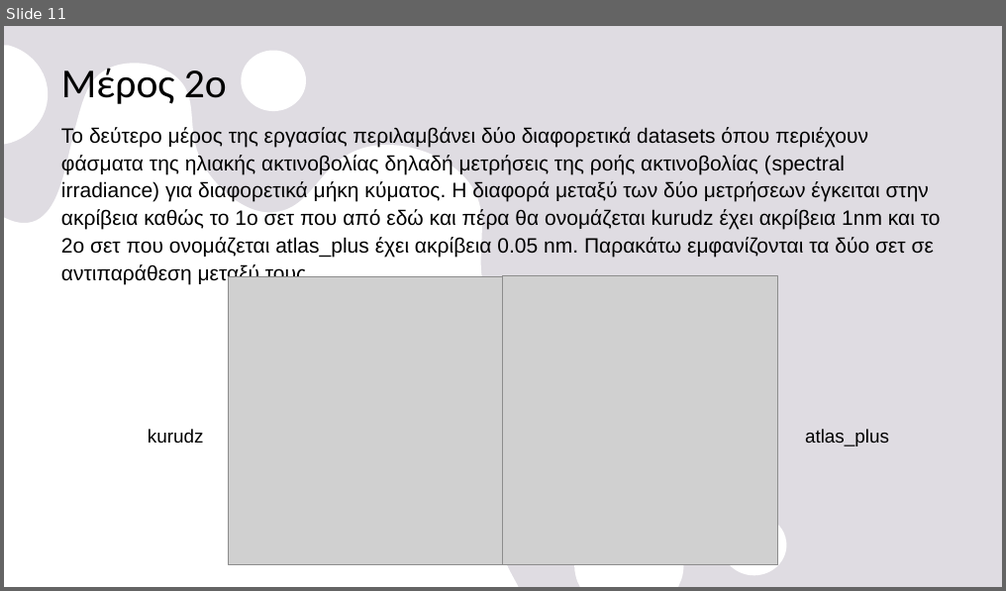
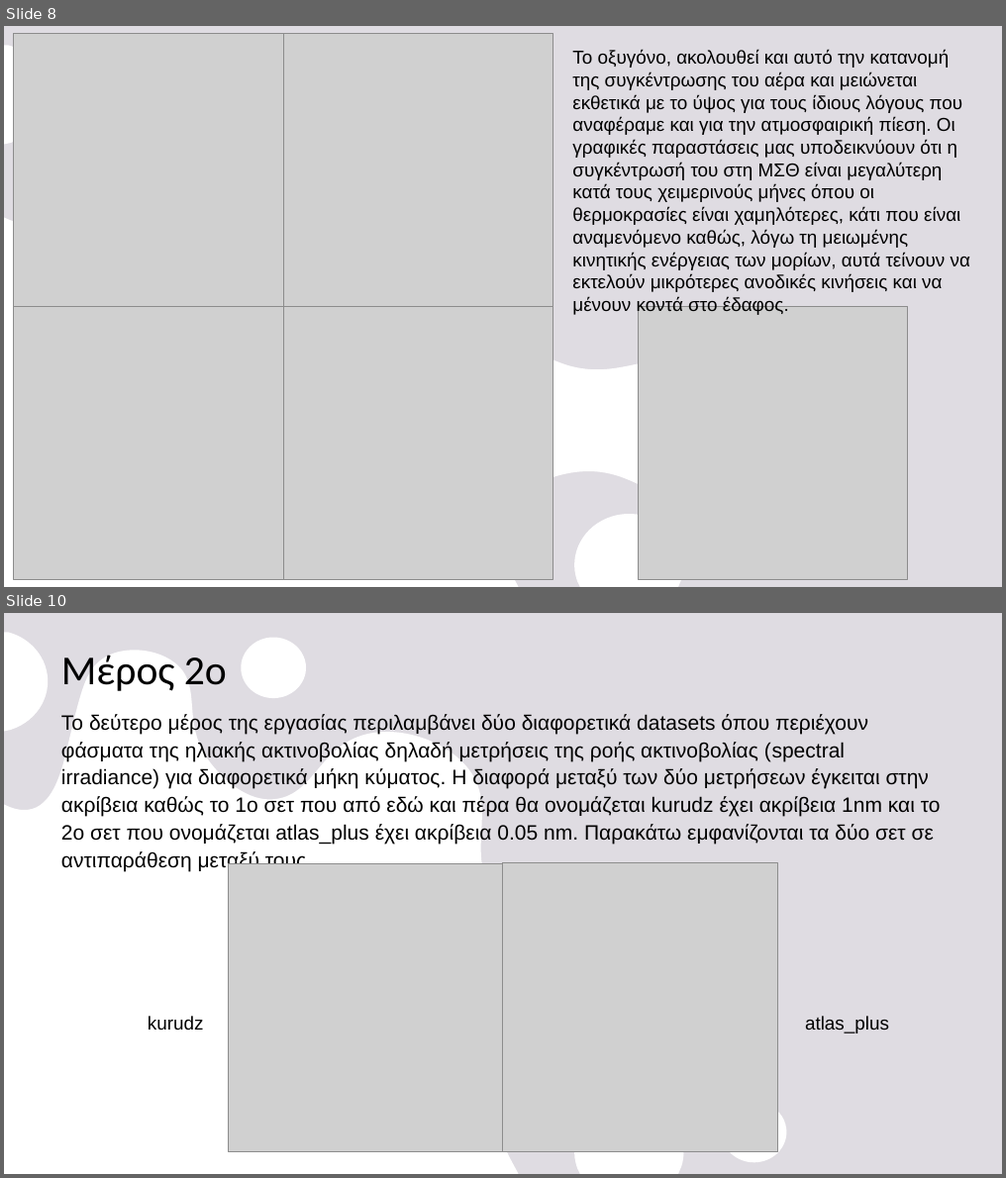
Before and after one commit to nadezsha/MSc---Applied-Meteorology-and-Environmental-Physics, a slide deck: Radiation and Atmosphere Interaction/Report 0/ΕργασίαΜηδέν.pptx. Shown one above the other, each under a label of ours: slide 11 before the commit, slides 8 and 10 after it; the slides between them are not shown. The pictures are 1006x591 and 1006x1178 pixels, drawn with LibreOffice and Linux fonts; fonts in the diff are those of the drawing; grey boxes stand for pictures. Boxes give left, top, right and bottom in pixels: in the first picture for what was removed or moved away, otherwise in the second. Text is boxed around its words. In the diff, an @@ line names an element or a change of style, - is before the commit and + after.

```diff
--- a/Radiation and Atmosphere Interaction/Report 0/ΕργασίαΜηδέν.pptx
+++ b/Radiation and Atmosphere Interaction/Report 0/ΕργασίαΜηδέν.pptx
@@ slide 8 added at <box>4,26,1002,587</box>, background #E5E2E8; not listed: 2 template elements that a slide beside it also shows @@
@@ picture added at <box>13,34,283,307</box> @@
@@ picture added at <box>283,34,553,307</box> @@
@@ text added at <box>572,50,970,292</box>, 18 pt, text #000000 @@
+Το οξυγόνο, ακολουθεί και αυτό την κατανομή της συγκέντρωσης του αέρα και μειώνεται εκθετικά με το ύψος για τους ίδιους λόγους που αναφέραμε και για την ατμοσφαιρική πίεση. Οι γραφικές παραστάσεις μας υποδεικνύουν ότι η συγκέντρωσή του στη ΜΣΘ είναι μεγαλύτερη κατά τους χειμερινούς μήνες όπου οι θερμοκρασίες είναι χαμηλότερες, κάτι που είναι αναμενόμενο καθώς, λόγω τη μειωμένης κινητικής ενέργειας των μορίων, αυτά τείνουν να εκτελούν μικρότερες ανοδικές κινήσεις και να μένουν κοντά στο έδαφος.
@@ picture added at <box>13,307,283,580</box> @@
@@ picture added at <box>283,307,553,580</box> @@
@@ picture added at <box>638,307,908,580</box> @@
@@ what was slide 11 is now slide 10 @@
```
Also in this commit, not shown: 4 slides changed, 3 other slides added, 5 slides removed.
